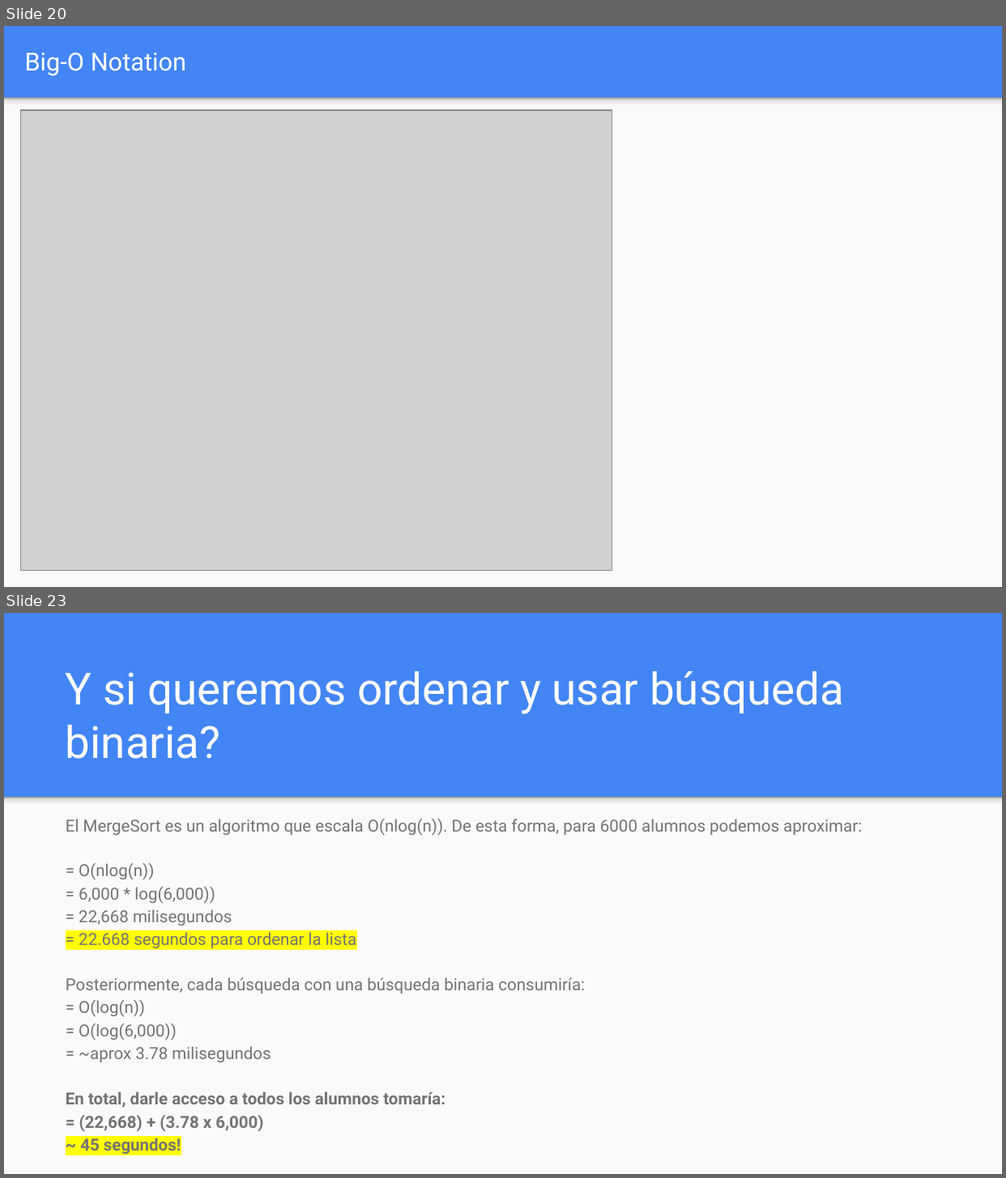
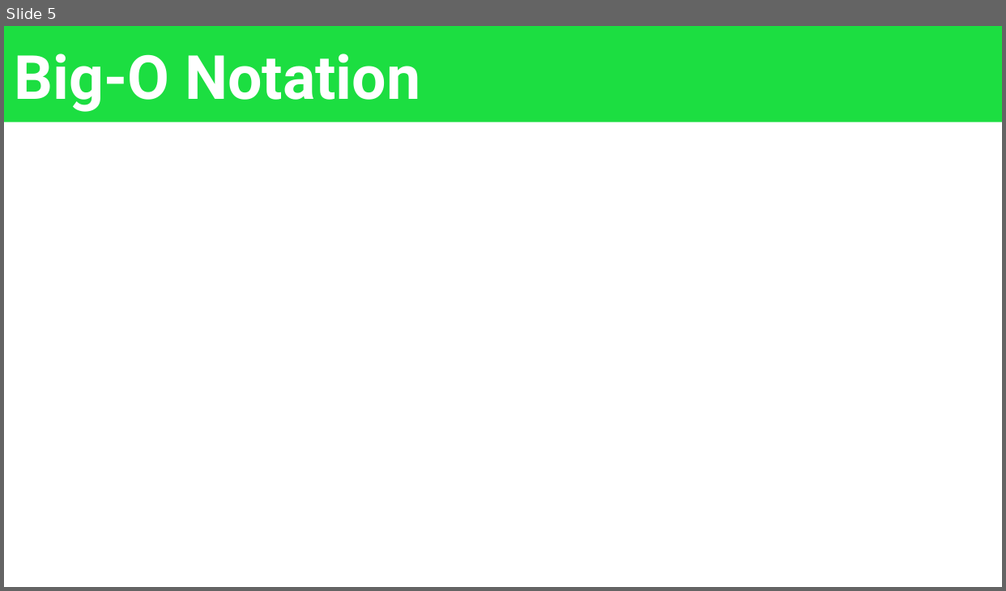
Before and after one commit to OMardil/INFO2, a slide deck: MOD09_Big_O/01 Presentacion/INFO2_MOD10-Análisis de Algoritmos.pptx. Shown one above the other, each under a label of ours: slides 20 and 23 before the commit, slide 5 after it; the slides between them are not shown. The pictures are 1006x1178 and 1006x591 pixels, drawn with LibreOffice and Linux fonts; fonts in the diff are those of the drawing; grey boxes stand for pictures. Boxes give left, top, right and bottom in pixels: in the first picture for what was removed or moved away, otherwise in the second. Text is boxed around its words. In the diff, an @@ line names an element or a change of style, - is before the commit and + after.

```diff
--- a/MOD09_Big_O/01 Presentacion/INFO2_MOD10-Análisis de Algoritmos.pptx
+++ b/MOD09_Big_O/01 Presentacion/INFO2_MOD10-Análisis de Algoritmos.pptx
@@ slide 23 removed at [4, 613, 1002, 1174], background #4285F4 @@
@@ title removed at [66, 671, 844, 759] @@
-Y si queremos ordenar y usar búsqueda binaria?
@@ rectangle removed at [4, 797, 1002, 1174] @@
@@ rectangle removed at [4, 797, 1002, 808] @@
@@ text removed at [66, 819, 862, 1154] @@
-El MergeSort es un algoritmo que escala O(nlog(n)). De esta forma, para 6000 alumnos podemos aproximar:
-= O(nlog(n))
-= 6,000 * log(6,000))
-= 22,668 milisegundos
-= 22.668 segundos para ordenar la lista
-Posteriormente, cada búsqueda con una búsqueda binaria consumiría:
-= O(log(n))
-= O(log(6,000))
-= ~aprox 3.78 milisegundos
-En total, darle acceso a todos los alumnos tomaría:
-= (22,668) + (3.78 x 6,000)
-~ 45 segundos!
@@ what was slide 20 is now slide 5 @@
@@ slide 5 changed as well @@
@@ background #4285F4 to #FFFFFF @@
@@ title "Big-O Notation": place and size @@
-title "Big-O Notation" at [25, 53, 186, 76]
+title "Big-O Notation" at [4, 26, 1002, 122]
@@ title "Big-O Notation" at [4, 26, 1002, 122]: size 18 to 44 pt, bold on; line spacing 1 to 0.9; vertical alignment middle to bottom; fill none to #1CDE41 @@
@@ rectangle removed at [4, 98, 1002, 587] @@
@@ rectangle removed at [4, 98, 1002, 109] @@
@@ picture removed at [21, 109, 613, 570] @@
```
Also in this commit, not shown: 15 other slides changed, 15 slides added, 6 other slides removed, 10 other files.
